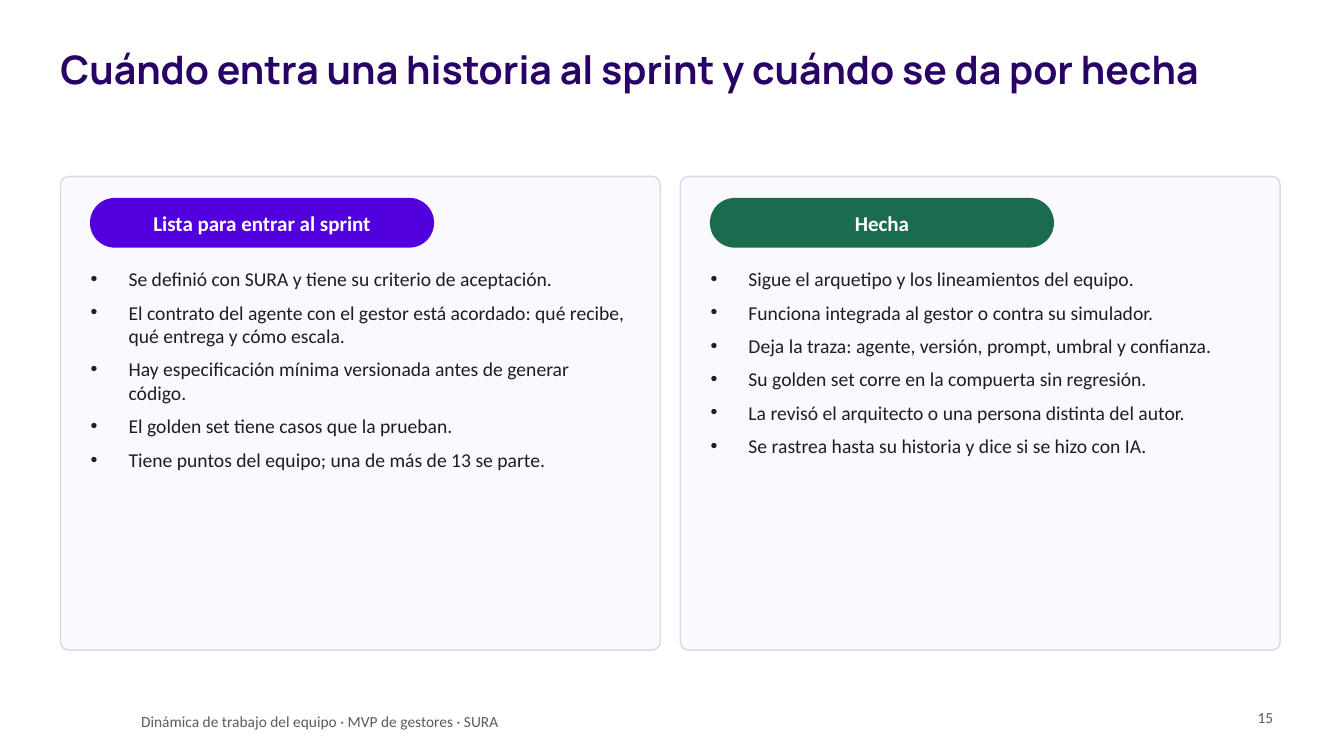
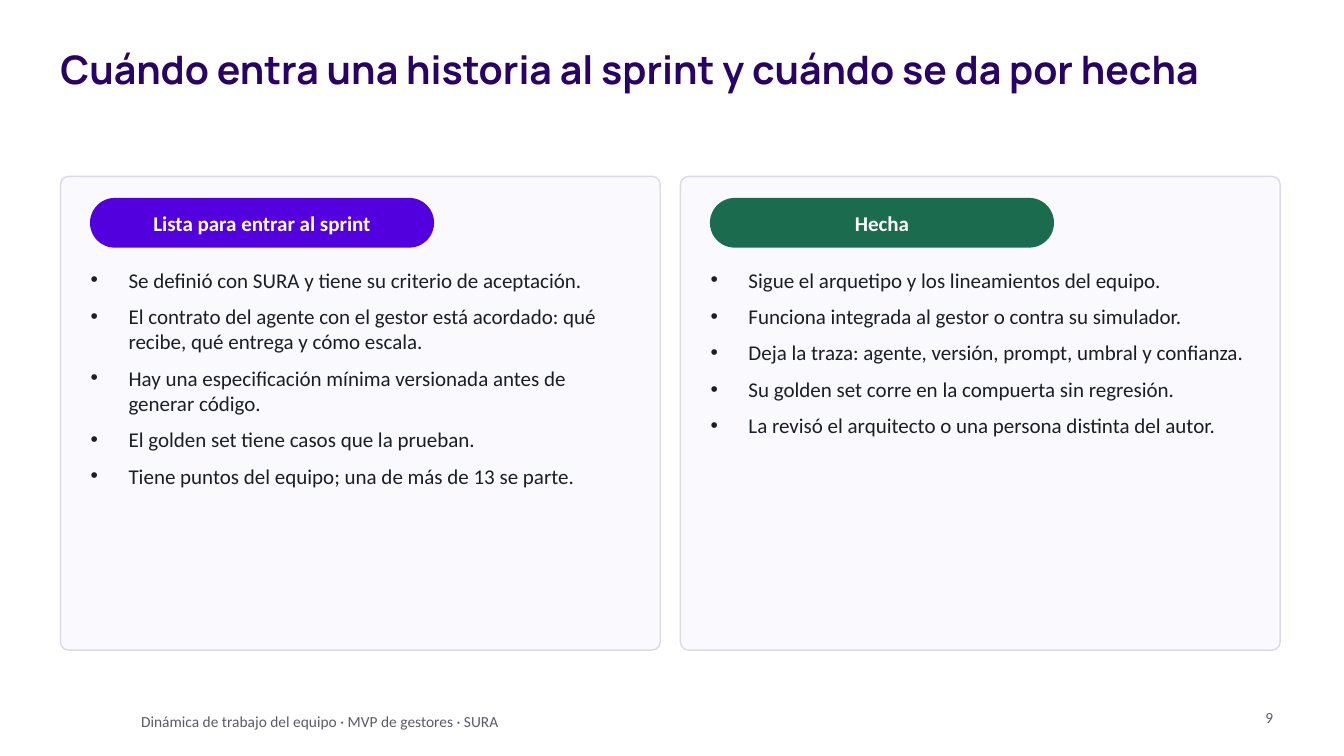
Before and after one commit to didierfrancogomez/propuestas, a slide deck: slide 9 of SURA/gestores-sura/metodologia-trabajo/Tech and Solve - Dinámica de trabajo del equipo.pptx (slide 15 before the commit). Drawn at 1344x756 pixels with LibreOffice and Linux fonts; fonts in the diff are those of the drawing; background and template pictures are left out. Boxes give left, top, right and bottom in pixels: in the first picture for what was removed or moved away, otherwise in the second. Text is boxed around its words. In the diff, an @@ line names an element or a change of style, - is before the commit and + after.

```diff
--- a/SURA/gestores-sura/metodologia-trabajo/Tech and Solve - Dinámica de trabajo del equipo.pptx
+++ b/SURA/gestores-sura/metodologia-trabajo/Tech and Solve - Dinámica de trabajo del equipo.pptx
@@ text "Sigue el arquetipo y los ..." at (748,273,1243,437): size 14 to 15 pt; more space between paragraphs @@
@@ text at (129,273,595,488): size 14 to 15 pt in "Se definió con SURA y tiene su ...", "El contrato del agente con el gestor ...", "El golden set tiene casos que la ...", "Tiene puntos del equipo; una de más ..."; more space between paragraphs @@
@@ text at (129,371,565,415): text changed; size 14 to 15 pt @@
-• Hay especificación mínima versionada antes de generar código.
+• Hay una especificación mínima versionada antes de generar código.
@@ text at (748,439,1146,456): paragraph removed @@
-• Se rastrea hasta su historia y dice si se hizo con IA.
@@ page number at (1265,713,1273,723): text changed @@
-15
+9
```
Also in this commit, not shown: 10 other slides changed, 8 slides added, 8 slides removed, 12 other files.
